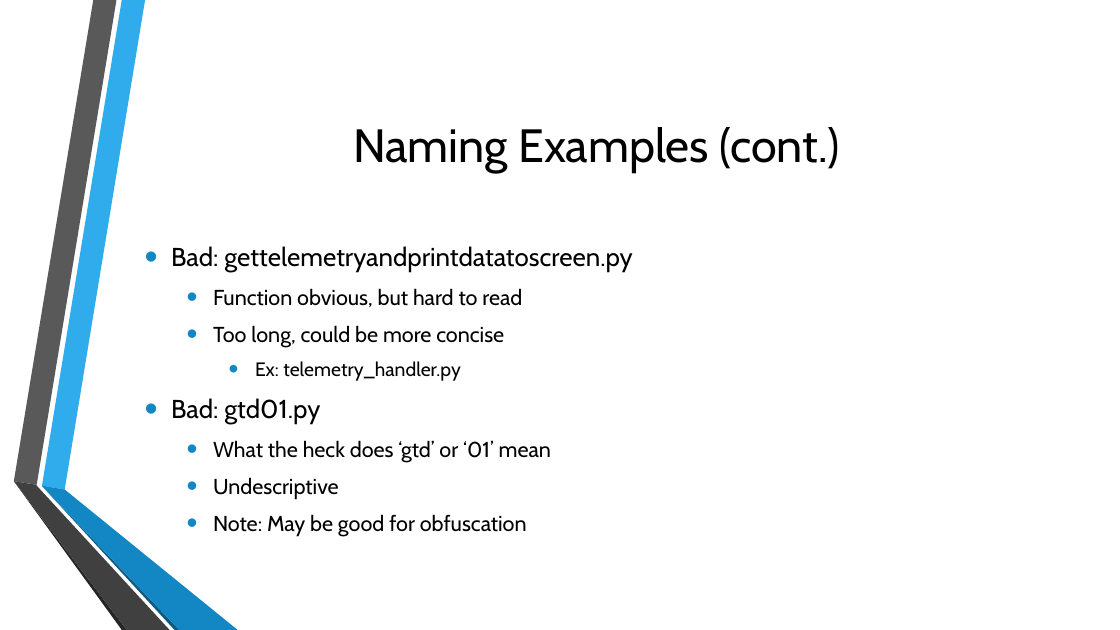
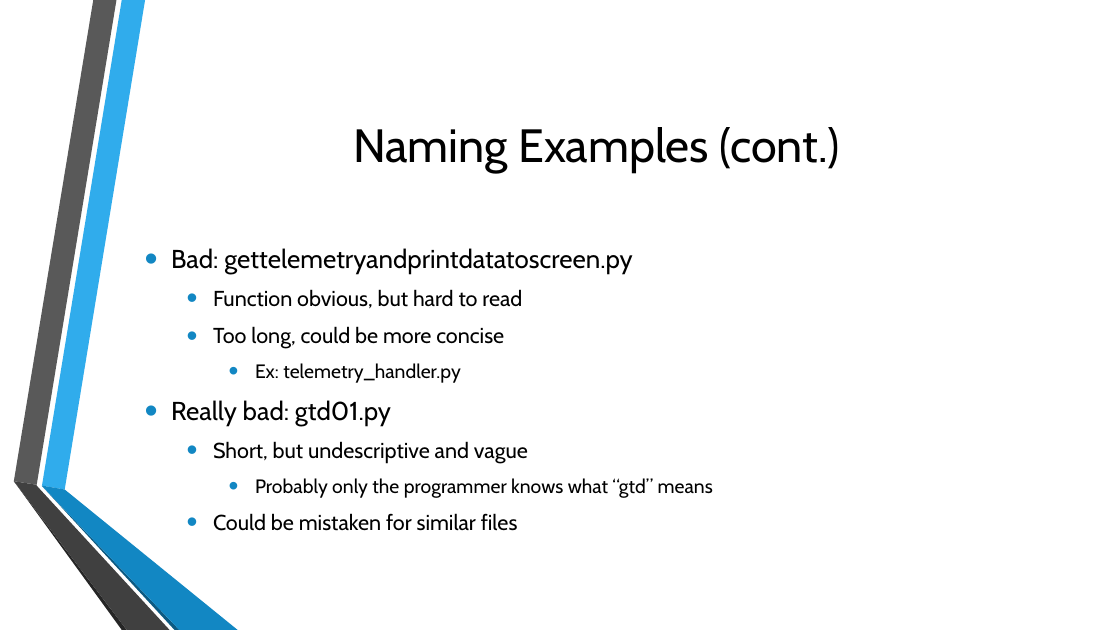
Before and after one commit to divalbanerjee/Programming, a slide deck: slide 6 of etc/organization.pptx. Drawn at 1120x630 pixels with LibreOffice and Linux fonts; fonts in the diff are those of the drawing; background and template pictures are left out. Boxes give left, top, right and bottom in pixels: in the first picture for what was removed or moved away, otherwise in the second. Text is boxed around its words. In the diff, an @@ line names an element or a change of style, - is before the commit and + after.

Commit message:
Update the presentation

```diff
--- a/etc/organization.pptx
+++ b/etc/organization.pptx
@@ text at [171, 400, 713, 531]: text changed @@
-• Bad: gtd01.py
-  • What the heck does ‘gtd’ or ‘01’ mean
-  • Undescriptive
-  • Note: May be good for obfuscation
+• Really bad: gtd01.py
+  • Short, but undescriptive and vague
+    • Probably only the programmer knows what “gtd” means
+  • Could be mistaken for similar files
```
Also in this commit, not shown: 3 other slides changed, 19 slides added, 1 slide removed.
